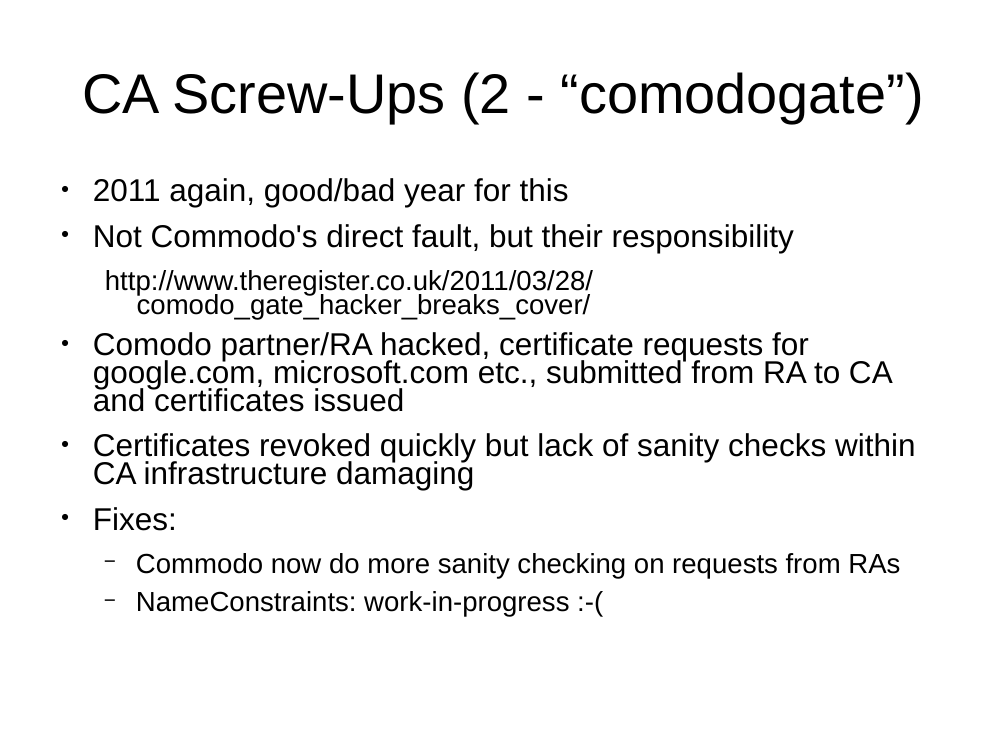
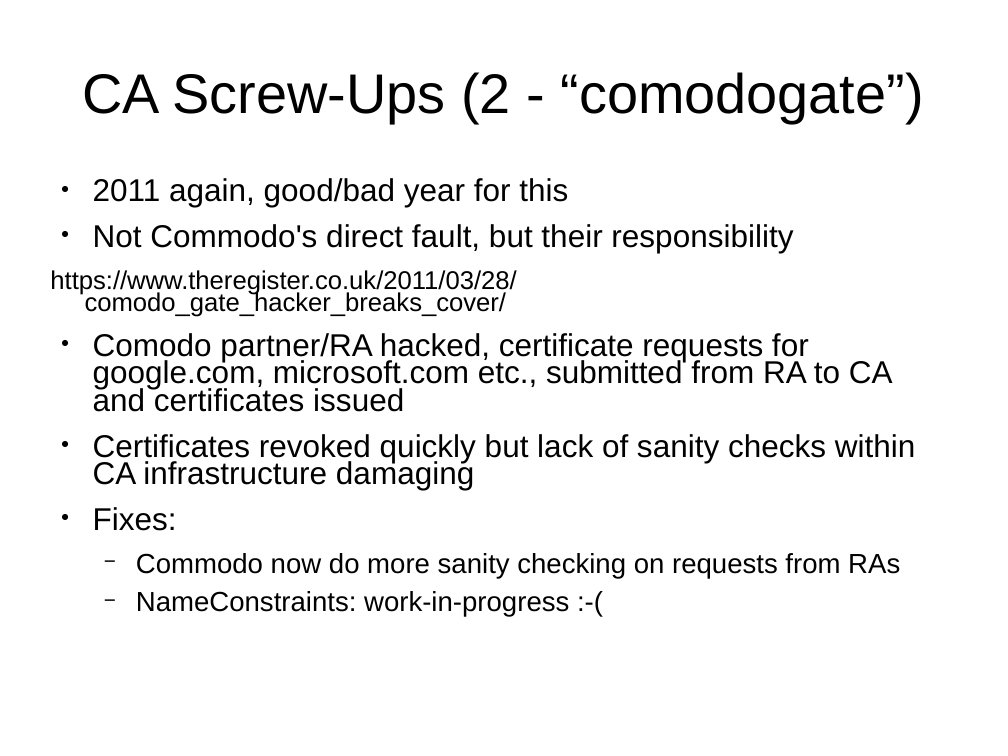
Before and after one commit to sftcd/cs7053, a slide deck: slide 10 of 2016lectures/07-tls-problems.ppt. Drawn at 1008x756 pixels with LibreOffice and Linux fonts; fonts in the diff are those of the drawing. Boxes give left, top, right and bottom in pixels: in the first picture for what was removed or moved away, otherwise in the second. Text is boxed around its words. In the diff, an @@ line names an element or a change of style, - is before the commit and + after.

```diff
--- a/2016lectures/07-tls-problems.ppt
+++ b/2016lectures/07-tls-problems.ppt
@@ text at [93, 178, 916, 617]: indent changed @@
@@ text at [50, 270, 516, 317]: text changed; size 21.7 to 20.1 pt @@
-  http://www.theregister.co.uk/2011/03/28/comodo_gate_hacker_breaks_cover/
+https://www.theregister.co.uk/2011/03/28/comodo_gate_hacker_breaks_cover/
```
Also in this commit, not shown: 26 other slides changed, 4 slides added, 1 slide removed, 4 other files.
